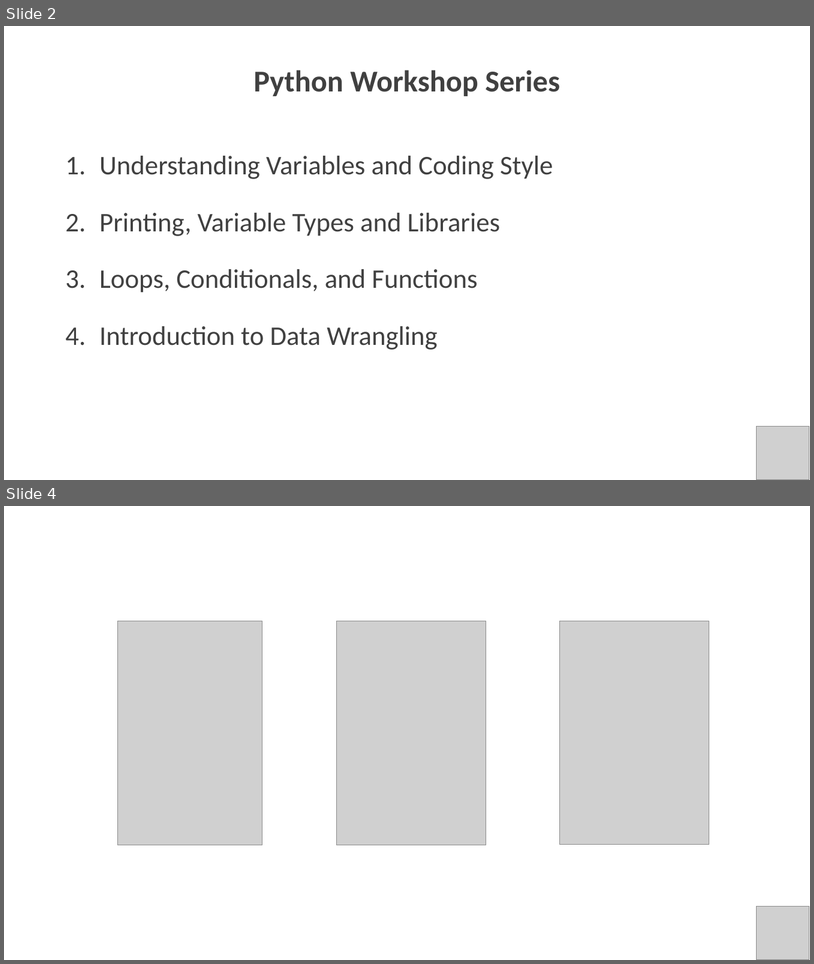
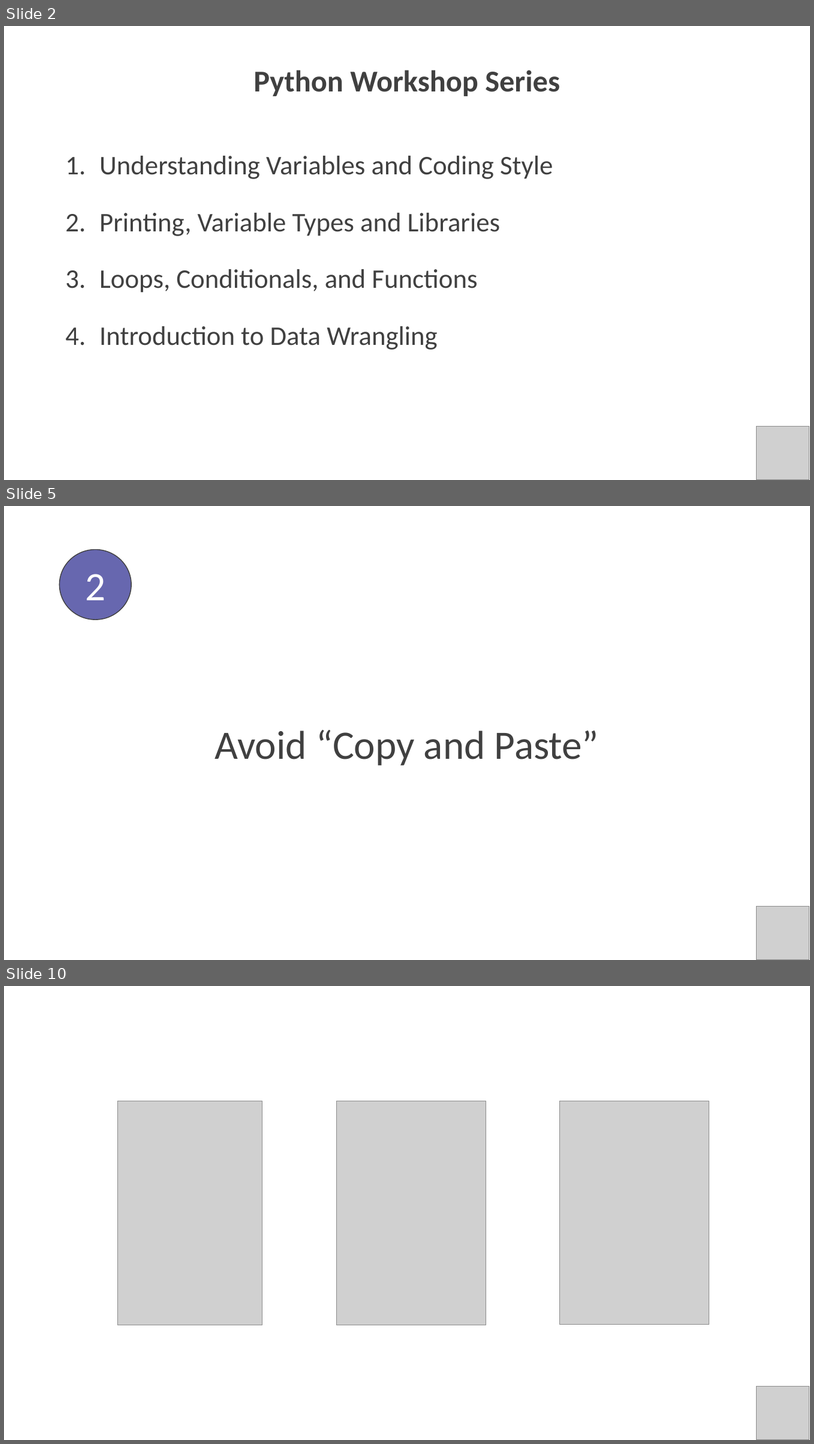
Before and after one commit to PracticumAI/python, a slide deck: presentations/01_intro_to_python.pptx. Shown one above the other, each under a label of ours: slides 2 and 4 before the commit, slides 2, 5 and 10 after it; the slides between them are not shown. The pictures are 814x964 and 814x1444 pixels, drawn with LibreOffice and Linux fonts; fonts in the diff are those of the drawing; grey boxes stand for pictures. Boxes give left, top, right and bottom in pixels: in the first picture for what was removed or moved away, otherwise in the second. Text is boxed around its words. In the diff, an @@ line names an element or a change of style, - is before the commit and + after.

```diff
--- a/presentations/01_intro_to_python.pptx
+++ b/presentations/01_intro_to_python.pptx
@@ slide 5 added at (4, 506, 810, 960), background #FFFFFF @@
@@ ellipse added at (60, 550, 132, 620), fill #6767AF, outline #404040 1 pt, 48 pt, text #FFFFFF @@
+2
@@ text added at (215, 729, 599, 765), 48 pt, text #404040 @@
+Avoid “Copy and Paste”
@@ picture added at (756, 906, 810, 960) @@
@@ what was slide 4 is now slide 10 @@
```
Also in this commit, not shown: 6 other slides added, 1 other file.
